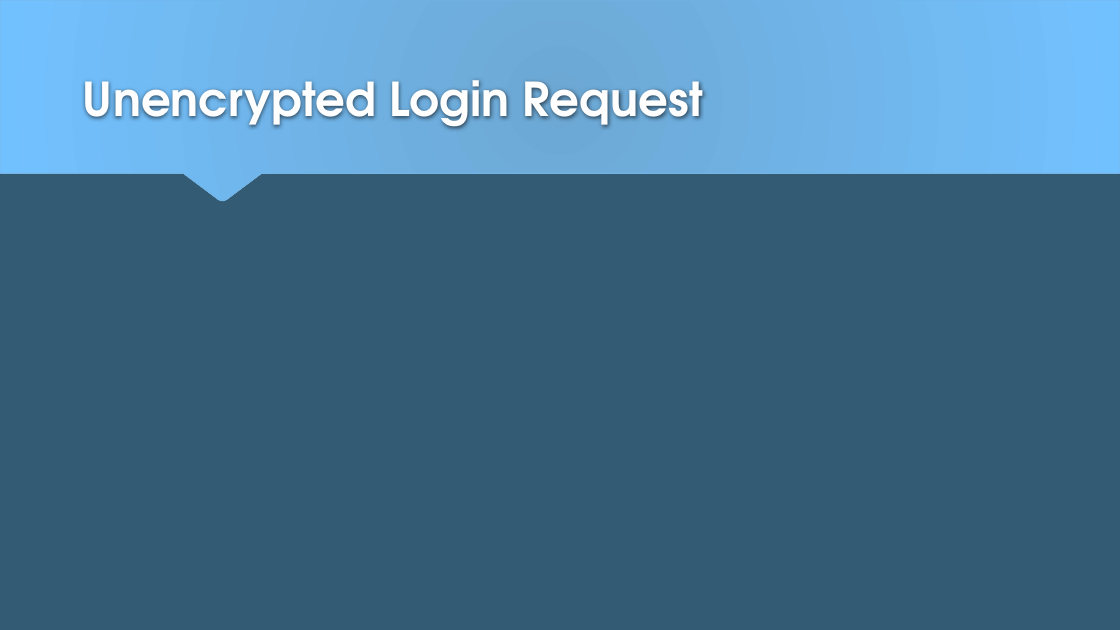
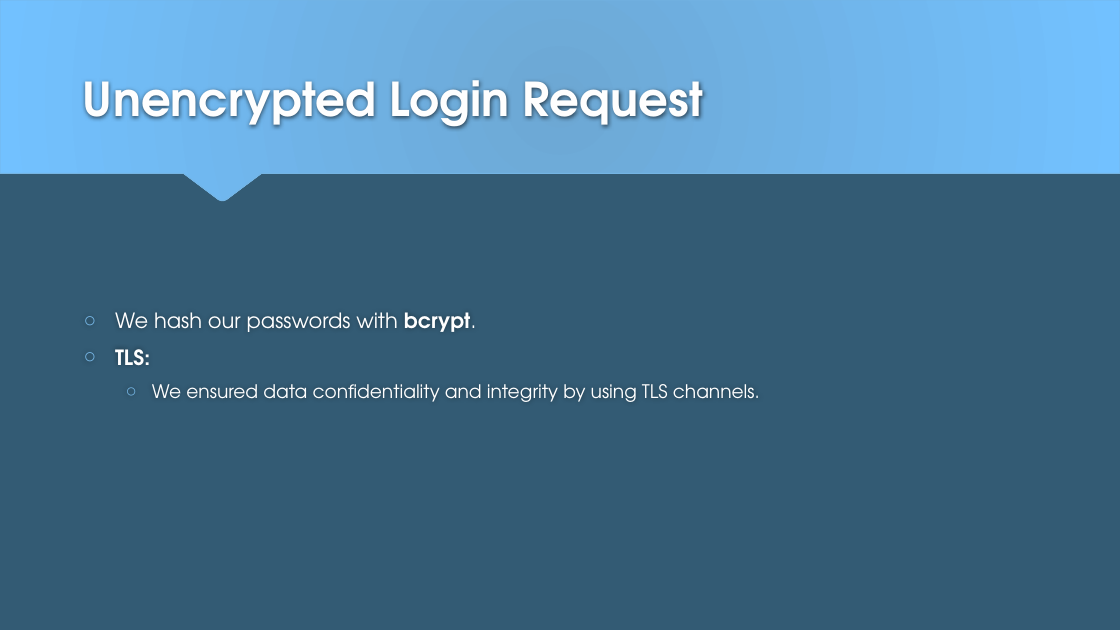
Before and after one commit to FelixHen/SCIBM, a slide deck: slide 3 of Presentation3/MarijaBelova752684_Jan-PatrickKirchner742143_FelixHennig752734.pptx. Drawn at 1120x630 pixels with LibreOffice and Linux fonts; fonts in the diff are those of the drawing. Boxes give left, top, right and bottom in pixels: in the first picture for what was removed or moved away, otherwise in the second. Text is boxed around its words. In the diff, an @@ line names an element or a change of style, - is before the commit and + after.

```diff
--- a/Presentation3/MarijaBelova752684_Jan-PatrickKirchner742143_FelixHennig752734.pptx
+++ b/Presentation3/MarijaBelova752684_Jan-PatrickKirchner742143_FelixHennig752734.pptx
@@ text added at [115,312,760,402], 16 pt, text #FFFFFF @@
+○ We hash our passwords with bcrypt.
+○ TLS:
+  ○ We ensured data confidentiality and integrity by using TLS channels.
```
Also in this commit, not shown: 1 other slide changed, 1 slide removed, 2 other files.
